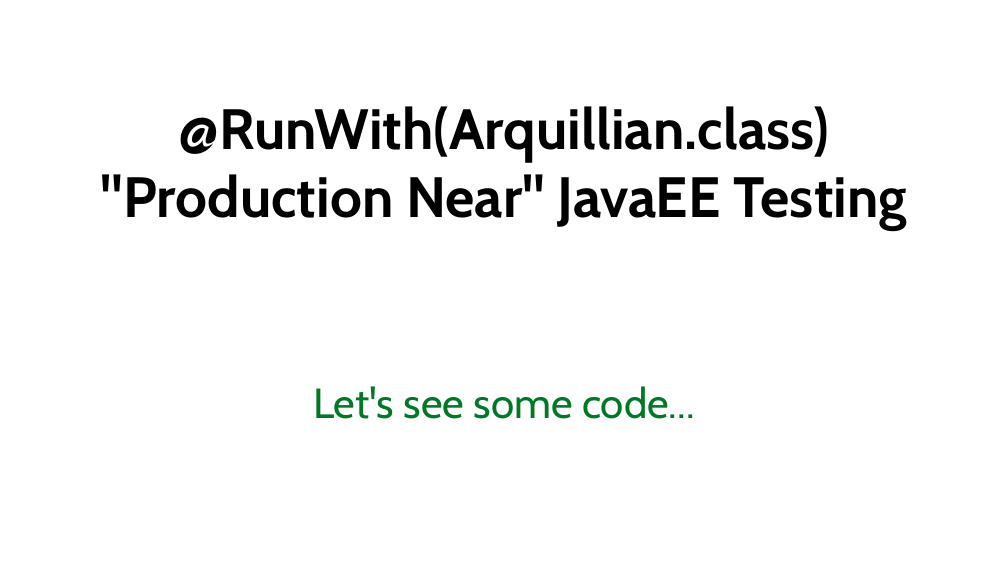
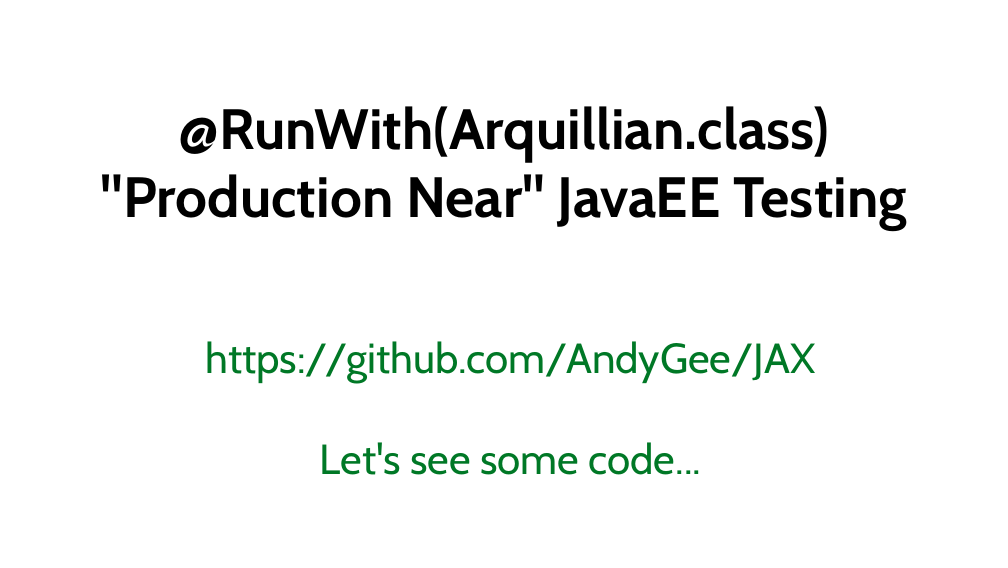
Before and after one commit to AndyGee/arquillian-demo, a slide deck: slide 38 of Apache_TomEE_Arquillian.odp. Drawn at 1008x568 pixels with LibreOffice and Linux fonts; fonts in the diff are those of the drawing; background and template pictures are left out. Boxes give left, top, right and bottom in pixels: in the first picture for what was removed or moved away, otherwise in the second. Text is boxed around its words. In the diff, an @@ line names an element or a change of style, - is before the commit and + after.

Commit message:
Add link

```diff
--- a/Apache_TomEE_Arquillian.odp
+++ b/Apache_TomEE_Arquillian.odp
@@ subtitle "https://github.com/AndyGee/JAX": place and size @@
-subtitle "https://github.com/AndyGee/JAX" at <box>313,386,695,419</box>
+subtitle "https://github.com/AndyGee/JAX" at <box>206,341,816,475</box>
@@ subtitle at <box>206,341,816,383</box>: paragraph added @@
+https://github.com/AndyGee/JAX
```
